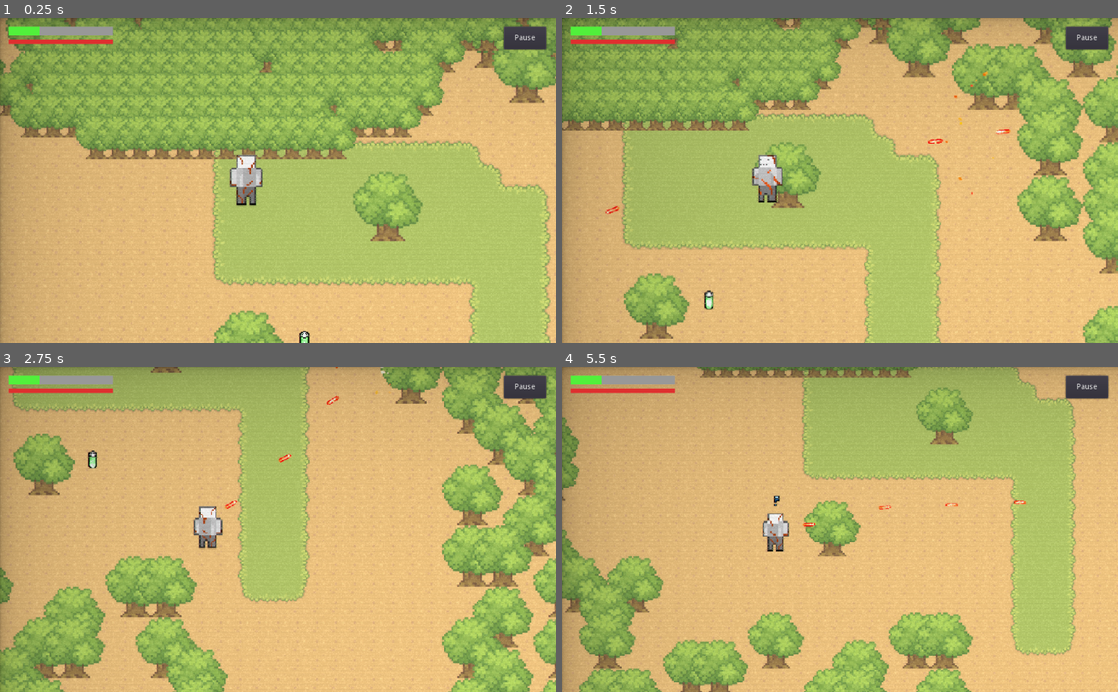
Above: before the commit, frames 1-4 (two rows, left to right).
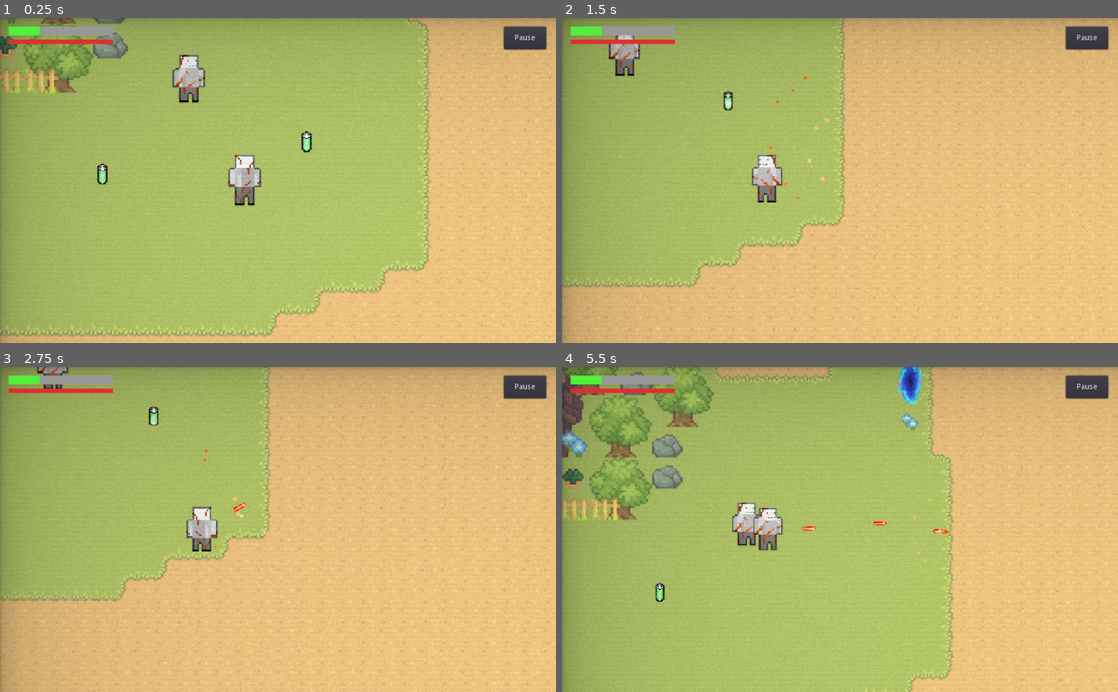
Above: after the commit, the same moments.

Repository: benhmoore/game-design-astral
Game: Godot game, scene res://scenes/Main.tscn
Two runs of this game, one before a commit and one after it. Both use one fixed random seed, a clock stepped at 60 frames per second and the inputs below. This scene is started directly instead of the project's main scene.
Inputs (mouse positions are in pixels of both pictures, inside the frame that each line leads up to):
- Up to frame 1 (0.25 s): no input
- Up to frame 2 (1.5 s): move the mouse to (962, 164) at 0.52 s; press the mouse at (962, 164) at 0.53 s; hold D (move_right) 0.53-1.28 s; move the mouse to (728, 196) at 1.27 s; release the mouse at (728, 196) at 1.28 s; hold S (move_down) from 1.28 s (still down); tap Shift (action_sprint) at 1.35 s
- Up to frame 3 (2.75 s): move the mouse to (333, 458) at 2.02 s; release S (move_down) at 2.03 s; press the mouse at (333, 458) at 2.03 s; hold D (move_right) from 2.03 s (still down)
- Up to frame 4 (5.5 s): move the mouse to (812, 594) at 2.77 s; release D (move_right) at 2.78 s; release the mouse at (812, 594) at 2.78 s; hold W (move_up) 2.78-3.53 s; tap Shift (action_sprint) at 2.85, 4.35 s; move the mouse to (1006, 578) at 3.52 s; press the mouse at (1006, 578) at 3.53 s; hold A (move_left) 3.53-5.03 s; move the mouse to (673, 480) at 4.27 s; release the mouse at (673, 480) at 4.28 s; move the mouse to (867, 529) at 5.02 s; press the mouse at (867, 529) at 5.03 s; hold S (move_down) from 5.03 s (still down)

The runs differ from the first frame. In frame 1, 60% of the frame differs, in the area x 0-100%, y 0-100%; in frame 2, 44%; in frame 3, 52%; in frame 4, 70%.

Commit message:
Fixed portal bug

Diff:
--- a/scenes/Main.tscn
+++ b/scenes/Main.tscn
@@ -29,7 +29,7 @@
 "
 
 [sub_resource type="CircleShape2D" id=1]
-radius = 40.4969
+radius = 36.0
 
 [node name="Main" type="Node2D"]
 
